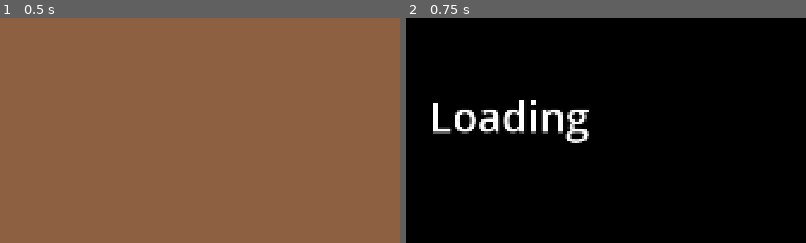
Above: before the commit, frames 1-2 (left to right).
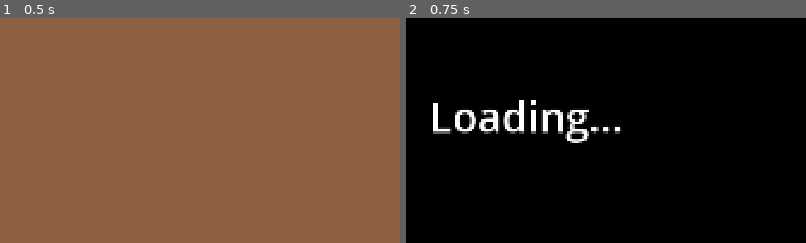
Above: after the commit, the same moments.

Repository: Recursived/GameJam2025
Game: Godot game, scene res://scenes/UI/StartScreen.tscn
The game is run twice, just before and just after one commit, with the same random seed, the same clock (stepped at 60 frames per second) and the same inputs.
Inputs:
- Up to frame 1 (0.5 s): no input
- Up to frame 2 (0.75 s): click "Start game" at 0.5 s
The pictures show only the part of the screen within x 37-87%, y 28-78%; the shares and areas given below are measured in that part.

Frame 1 is identical in both runs. In frame 2, 0.1% of the frame differs, in the area x 46-54%, y 48-52%.

Commit message:
feat: sfx testing + debug hud

Diff:
--- a/project.godot
+++ b/project.godot
@@ -24,6 +24,7 @@
 SaveManager="*res://scripts/managers/SaveManager.gd"
 SceneManager="*res://scripts/managers/SceneManager.gd"
 PlayerManager="*res://scripts/managers/PlayerManager.gd"
+HudManager="*res://scripts/managers/HudManager.gd"
 
 [display]
 
--- /dev/null
+++ b/scenes/UI/DebugHUD.tscn
@@ -0,0 +1,72 @@
+[gd_scene load_steps=2 format=3 uid="uid://cvs0rrxtp47lk"]
+
+[ext_resource type="Script" uid="uid://dk6b5bno5k8a0" path="res://scripts/ui/DebugHUD.gd" id="1_b37qm"]
+
+[node name="DebugHUD" type="Control"]
+layout_mode = 3
+anchors_preset = 15
+anchor_right = 1.0
+anchor_bottom = 1.0
+offset_left = 38.0
+offset_top = 806.0
+offset_right = 38.0
+offset_bottom = 806.0
+grow_horizontal = 2
+grow_vertical = 2
+script = ExtResource("1_b37qm")
+
+[node name="ColorRect" type="ColorRect" parent="."]
+layout_mode = 0
+offset_right = 197.0
+offset_bottom = 239.0
+color = Color(0.2, 0.027451, 0.0392157, 0.368627)
+
+[node name="VBoxContainer" type="VBoxContainer" parent="."]
+layout_mode = 0
+offset_right = 200.0
+offset_bottom = 235.0
+
+[node name="StateLabel" type="Label" parent="VBoxContainer"]
+layout_mode = 2
+theme_override_colors/font_color = Color(1, 1, 1, 1)
+theme_override_font_sizes/font_size = 10
+
+[node name="ScoreLabel" type="Label" parent="VBoxContainer"]
+layout_mode = 2
+theme_override_colors/font_color = Color(1, 1, 1, 1)
+theme_override_font_sizes/font_size = 10
+
+[node name="HighScoreLabel" type="Label" parent="VBoxContainer"]
+layout_mode = 2
+theme_override_colors/font_color = Color(1, 1, 1, 1)
+theme_override_font_sizes/font_size = 10
+
+[node name="LevelLabel" type="Label" parent="VBoxContainer"]
+layout_mode = 2
+theme_override_colors/font_color = Color(1, 1, 1, 1)
+theme_override_font_sizes/font_size = 10
+
+[node name="LivesLabel" type="Label" parent="VBoxContainer"]
+layout_mode = 2
+theme_override_colors/font_color = Color(1, 1, 1, 1)
+theme_override_font_sizes/font_size = 10
+
+[node name="TimeScaleLabel" type="Label" parent="VBoxContainer"]
+layout_mode = 2
+theme_override_colors/font_color = Color(1, 1, 1, 1)
+theme_override_font_sizes/font_size = 10
+
+[node name="ViewportLabel" type="Label" parent="VBoxContainer"]
+layout_mode = 2
+theme_override_colors/font_color = Color(1, 1, 1, 1)
+theme_override_font_sizes/font_size = 10
+
+[node name="VersionLabel" type="Label" parent="VBoxContainer"]
+layout_mode = 2
+theme_override_colors/font_color = Color(1, 1, 1, 1)
+theme_override_font_sizes/font_size = 10
+
+[node name="PlayerLabel" type="Label" parent="VBoxContainer"]
+layout_mode = 2
+theme_override_colors/font_color = Color(1, 1, 1, 1)
+theme_override_font_sizes/font_size = 10
--- a/scenes/UI/LoadingScreen.tscn
+++ b/scenes/UI/LoadingScreen.tscn
@@ -24,4 +24,4 @@
 offset_bottom = 740.0
 theme_override_colors/font_color = Color(1, 1, 1, 1)
 theme_override_font_sizes/font_size = 100
-text = "Loading"
+text = "Loading..."
--- a/scripts/Main.gd
+++ b/scripts/Main.gd
@@ -8,6 +8,7 @@
 	# Send viewport size to GameManager
 	var vsize = get_viewport().get_visible_rect().size
 	EventBus.emit_signal("viewport_size_changed", vsize)
+	EventBus.emit_signal("play_music", "game_music", 0.0)
 	get_viewport().size_changed.connect(_on_viewport_size_changed)
 
 func _on_viewport_size_changed():
--- a/scripts/managers/AudioManager.gd
+++ b/scripts/managers/AudioManager.gd
@@ -9,6 +9,7 @@
 var sfx_volume: float = 0.8
 
 var audio_library = {}
+
 var current_music: String = ""
 
 func _ready():
@@ -39,9 +40,10 @@
 func load_audio_library():
 	# Load your audio resources here
 	# Example:
-	# audio_library["jump"] = preload("res://assets/audio/sfx/jump.ogg")
-	# audio_library["background"] = preload("res://assets/audio/music/background.ogg")
-	pass
+	audio_library["button_click"] = preload("res://resources/audio/sfx/button_click.wav")
+	audio_library["game_music"] = preload("res://resources/audio/music/game_music.mp3")
+
+
 
 func play_sfx(sound_name: String, volume: float = 1.0, pitch: float = 1.0):
 	if not audio_library.has(sound_name):
--- a/scripts/managers/EventBus.gd
+++ b/scripts/managers/EventBus.gd
@@ -1,6 +1,10 @@
 extends Node
 
 # Global event bus for decoupled communication between systems
+
+
+# Input Events
+signal input_buffer_action(action: String)
 
 # Game Events
 signal game_started
--- a/scripts/managers/GameManager.gd
+++ b/scripts/managers/GameManager.gd
@@ -130,4 +130,3 @@
 # Handle viewport size signal
 func _on_viewport_size_changed(size: Vector2):
 	viewport_size = size
-	print("Viewport size set to: ", viewport_size)
--- /dev/null
+++ b/scripts/managers/HudManager.gd
@@ -0,0 +1,23 @@
+extends Node
+
+
+func _ready():
+	EventBus.connect("input_buffer_action", on_listen_for_debug_mode_pressed)
+
+
+var debug_hud_instance: Node = null
+
+func on_listen_for_debug_mode_pressed(action: String):
+	if action == "toggle_debug":
+		var current_scene = get_tree().current_scene
+		if debug_hud_instance and debug_hud_instance.get_parent():
+			# Remove DebugHUD if it's already in the tree
+			debug_hud_instance.queue_free()
+			debug_hud_instance = null
+		else:
+			var debug_hud_scene = load("res://scenes/UI/DebugHUD.tscn")
+			if debug_hud_scene:
+				debug_hud_instance = debug_hud_scene.instantiate()
+				get_tree().current_scene.add_child(debug_hud_instance)
+			else:
+				print("Error: Could not load DebugHUD.tscn!")
--- a/scripts/managers/InputManager.gd
+++ b/scripts/managers/InputManager.gd
@@ -1,6 +1,4 @@
 extends Node
-
-signal input_buffer_action(action: String)
 
 var input_buffer: Array[String] = []
 var buffer_time: float = 0.2
@@ -47,7 +45,7 @@
 func add_to_buffer(action: String):
 	input_buffer.append(action)
 	buffer_timer = buffer_time
-	emit_signal("input_buffer_action", action)
+	EventBus.emit_signal("input_buffer_action", action)
 
 func clear_input_buffer():
 	input_buffer.clear()
--- /dev/null
+++ b/scripts/ui/DebugHUD.gd
@@ -0,0 +1,102 @@
+# DebugHUD.gd
+extends Control
+
+# References to UI elements
+var state_label: Label
+var score_label: Label
+var high_score_label: Label
+var level_label: Label
+var lives_label: Label
+var time_scale_label: Label
+var viewport_label: Label
+var version_label: Label
+var player_label: Label
+
+# Update frequency (in seconds)
+var update_interval: float = 0.1
+var time_since_update: float = 0.0
+
+func _ready():
+	# Connect to EventBus signals for real-time updates
+	state_label = $VBoxContainer/StateLabel
+	score_label = $VBoxContainer/ScoreLabel
+	high_score_label = $VBoxContainer/HighScoreLabel
+	level_label = $VBoxContainer/LevelLabel
+	lives_label = $VBoxContainer/LivesLabel
+	time_scale_label = $VBoxContainer/TimeScaleLabel
+	viewport_label = $VBoxContainer/ViewportLabel
+	version_label = $VBoxContainer/VersionLabel
+	player_label = $VBoxContainer/PlayerLabel
+
+	EventBus.connect("game_started", _on_game_state_changed)
+	EventBus.connect("game_over", _on_game_state_changed)
+	EventBus.connect("game_paused", _on_game_state_changed)
+	EventBus.connect("game_resumed", _on_game_state_changed)
+	EventBus.connect("score_changed", _on_score_changed)
+	EventBus.connect("viewport_size_changed", _on_viewport_changed)
+
+func _process(delta):
+	time_since_update += delta
+	if time_since_update >= update_interval:
+		update_debug_display()
+		time_since_update = 0.0
+
+func update_debug_display():
+	if not GameManager:
+		return
+
+	# Update state
+	var state_text = get_state_string(GameManager.current_state)
+	state_label.text = "State: " + state_text
+
+	# Update score and high score
+	score_label.text = "Score: " + str(GameManager.score)
+	high_score_label.text = "High Score: " + str(GameManager.high_score)
+
+	# Update level and lives
+	level_label.text = "Level: " + str(GameManager.current_level)
+	lives_label.text = "Lives: " + str(GameManager.lives)
+
+	# Update time scale
+	time_scale_label.text = "Time Scale: " + str(GameManager.time_scale)
+
+	# Update viewport size
+	viewport_label.text = "Viewport: " + str(GameManager.viewport_size)
+
+	# Update version from game data
+	version_label.text = "Version: " + str(GameManager.game_data.version)
+
+	# Update player instance status
+	var player_status = "None"
+	if GameManager.player_instance:
+		if is_instance_valid(GameManager.player_instance):
+			var pos = GameManager.player_instance.global_position
+			player_status = "Active at " + str(pos)
+		else:
+			player_status = "Invalid Reference"
+	player_label.text = "Player: " + player_status
+
+func get_state_string(state) -> String:
+	match state:
+		GameManager.GameState.MENU:
+			return "MENU"
+		GameManager.GameState.PLAYING:
+			return "PLAYING"
+		GameManager.GameState.PAUSED:
+			return "PAUSED"
+		GameManager.GameState.GAME_OVER:
+			return "GAME_OVER"
+		GameManager.GameState.LOADING:
+			return "LOADING"
+		_:
+			return "UNKNOWN"
+
+# Signal handlers for real-time updates
+func _on_game_state_changed():
+	update_debug_display()
+
+func _on_score_changed(new_score: int):
+	score_label.text = "Score: " + str(new_score)
+
+func _on_viewport_changed(size: Vector2):
+	viewport_label.text = "Viewport: " + str(size)
--- a/scripts/ui/StartScreen.gd
+++ b/scripts/ui/StartScreen.gd
@@ -7,3 +7,4 @@
 
 func _on_start_game_button_pressed():
 	SceneManager.change_scene("Main", true)
+	EventBus.emit_signal("play_sfx", "button_click", 1.0)
Not shown, added: resources/audio/music/game_music.mp3.import
Not shown, added: resources/audio/sfx/button_click.wav.import
Not shown, added: scripts/managers/HudManager.gd.uid
Not shown, added: scripts/ui/DebugHUD.gd.uid
Not shown, added: resources/audio/music/game_music.mp3
Not shown, added: resources/audio/sfx/button_click.wav
